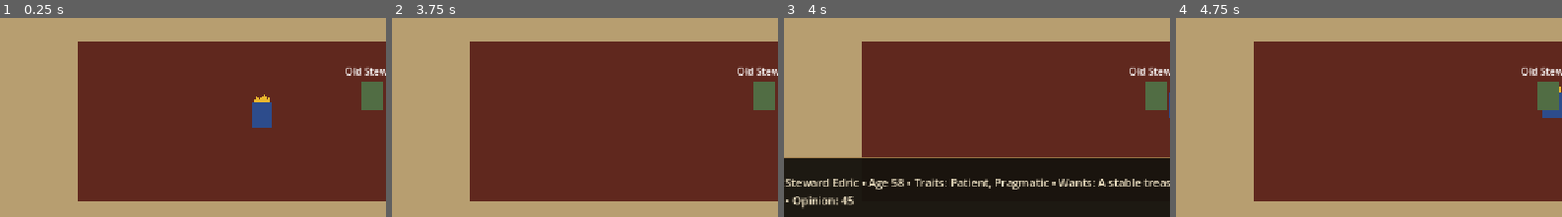
Above: before the commit, frames 1-4 (left to right).
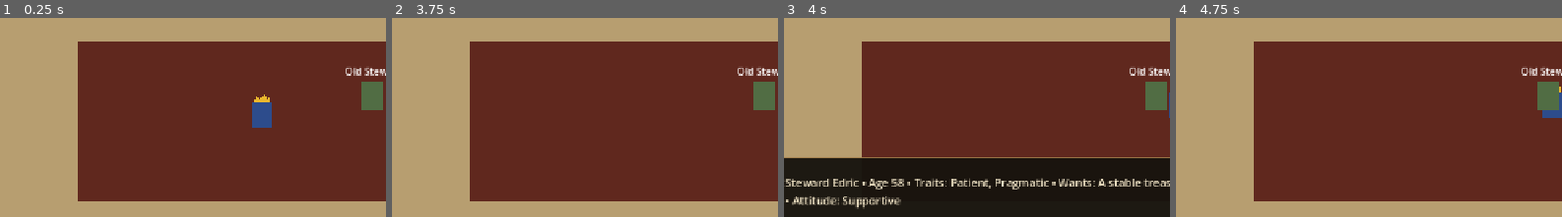
Above: after the commit, the same moments.

Repository: thomasmcanerney-gif/forging-legacy-game
Game: Godot game, scene res://scenes/main.tscn
The game is run twice, just before and just after one commit, with the same random seed, the same clock (stepped at 60 frames per second) and the same inputs.
Inputs (mouse positions are % of the whole screen's width and height, from its top left):
- Up to frame 1 (0.25 s): no input
- Up to frame 2 (3.75 s): tap Enter at 0.5 s; move the mouse to (72, 47) at 0.52 s; hold D (move_right) 0.53-1.28 s; tap E (interact) at 0.6, 1.25, 1.35, 2.3, 3.05 s; click (72, 47) at 0.67 s; move the mouse to (30, 58) at 1.27 s; hold S (move_down) 1.28-2.03 s; move the mouse to (60, 29) at 2.02 s; hold D (move_right) 2.03-2.78 s; tap 1 at 2.1 s; move the mouse to (45, 75) at 2.77 s; hold W (move_up) 2.78-3.53 s; tap 2 at 2.85 s; click (45, 75) at 2.92 s; move the mouse to (81, 70) at 3.52 s; hold A (move_left) from 3.53 s (still down); tap 3 at 3.6 s
- Up to frame 3 (4 s): keep holding A (move_left); tap E (interact) at 3.8 s
- Up to frame 4 (4.75 s): keep holding A (move_left); tap Enter at 4.25 s; move the mouse to (19, 36) at 4.27 s; tap 4 at 4.35 s; tap E (interact) at 4.55 s
The pictures show only the part of the screen within x 16-66%, y 32-82%; the shares and areas given below are measured in that part.

Frames 1-2 are identical in both runs. In frame 3, 0.9% of the frame differs, in the area x 2-31%, y 89-97%; in frame 4, nothing differs.

Commit message:
Hide raw relationship numbers from normal play

Diff:
--- a/scripts/character_data.gd
+++ b/scripts/character_data.gd
@@ -69,20 +69,29 @@
 		if desires.has("Secure borders"): modifier += 8
 	return modifier
 
+func get_opinion_label() -> String:
+	if opinion_of_player >= 70: return "Deeply devoted"
+	if opinion_of_player >= 40: return "Supportive"
+	if opinion_of_player >= 15: return "Well disposed"
+	if opinion_of_player >= -15: return "Reserved"
+	if opinion_of_player >= -40: return "Distrustful"
+	return "Hostile"
+
 func get_summary() -> String:
 	var trait_text: String = ", ".join(traits)
 	var desire_text: String = ", ".join(desires)
-	return "%s %s • Age %d • Traits: %s • Wants: %s • Opinion: %d" % [title, display_name, age, trait_text, desire_text, opinion_of_player]
+	return "%s %s • Age %d • Traits: %s • Wants: %s • Attitude: %s" % [title, display_name, age, trait_text, desire_text, get_opinion_label()]
 
 func get_memory_summary() -> String:
 	if memories.is_empty():
 		return "Memories: none yet."
 	var descriptions: Array[String] = []
 	for memory in memories:
-		var weight: int = int(memory.get("weight", 0))
-		var sign_text: String = "+" if weight >= 0 else ""
-		descriptions.append("%s (%s%d)" % [String(memory.get("description", "")), sign_text, weight])
+		descriptions.append(String(memory.get("description", "")))
 	return "Memories: " + " • ".join(descriptions)
+
+func get_debug_summary() -> String:
+	return "%s • Opinion: %d • Memory influence: %d" % [get_summary(), opinion_of_player, get_memory_influence()]
 
 func _recalculate_opinion() -> void:
 	var memory_total: int = get_memory_influence()
